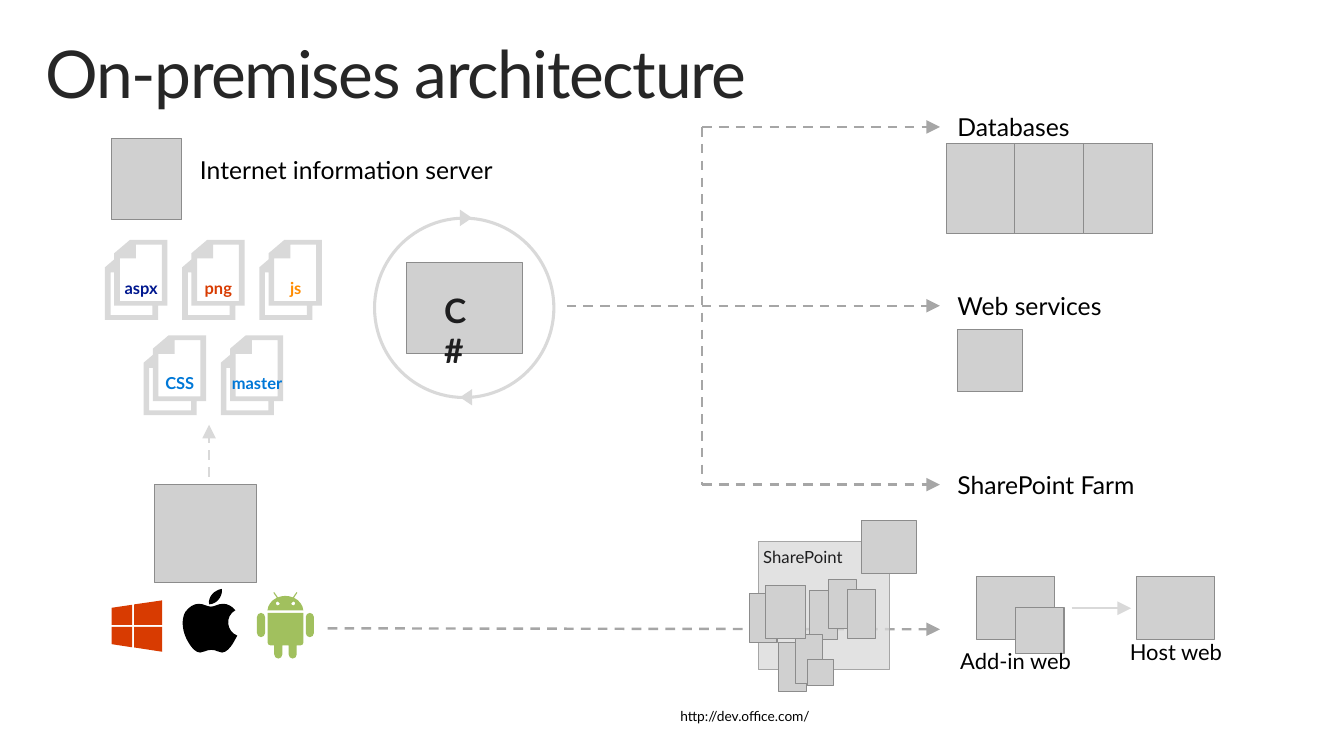
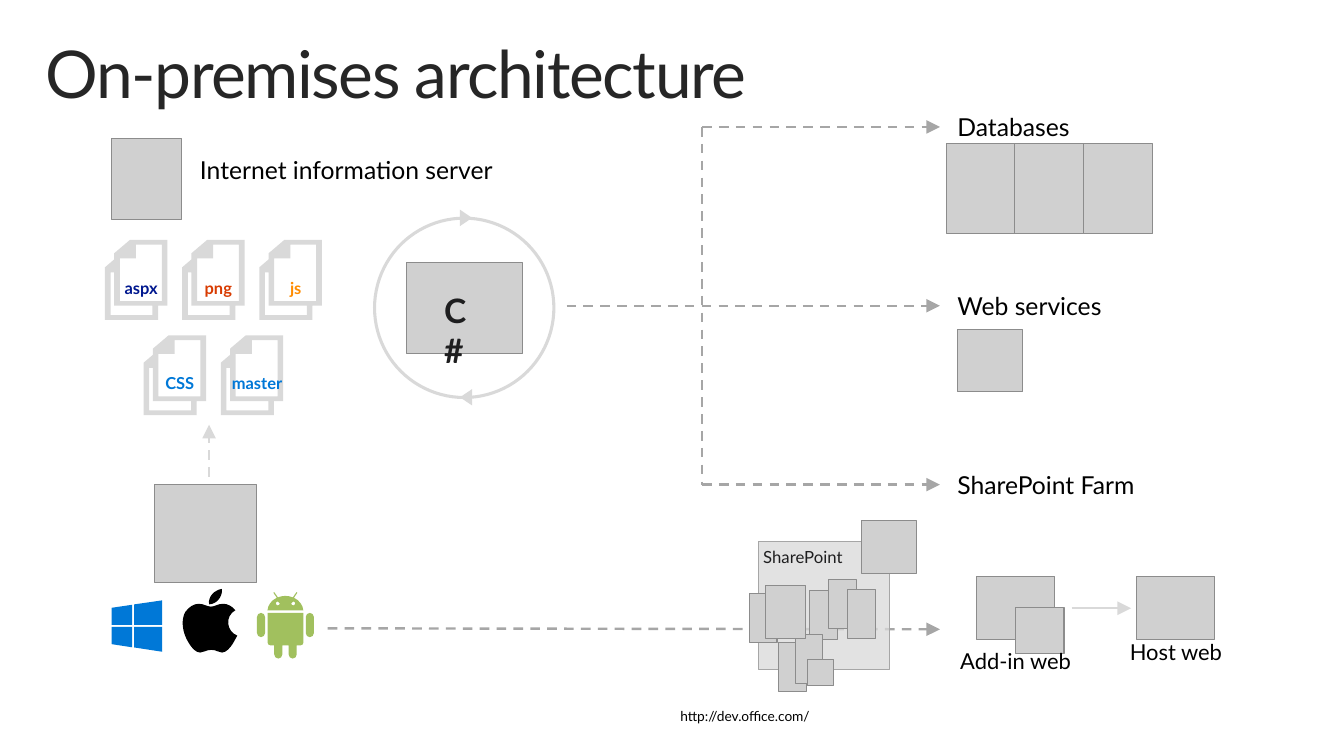
Before and after one commit to fabbbiob/TrainingContent, a slide deck: slide 6 of O3652/O3652-6 Deep Dive into Provider Hosted Add-ins/O3652-6 Deep Dive into Provider Hosted Apps.pptx. Drawn at 1344x756 pixels with LibreOffice and Linux fonts; fonts in the diff are those of the drawing; grey boxes stand for pictures; background and template pictures are left out. Boxes give left, top, right and bottom in pixels: in the first picture for what was removed or moved away, otherwise in the second. Text is boxed around its words. In the diff, an @@ line names an element or a change of style, - is before the commit and + after.

Commit message:
Presentation updates

```diff
--- a/O3652/O3652-6 Deep Dive into Provider Hosted Add-ins/O3652-6 Deep Dive into Provider Hosted Apps.pptx
+++ b/O3652/O3652-6 Deep Dive into Provider Hosted Add-ins/O3652-6 Deep Dive into Provider Hosted Apps.pptx
@@ freeform shape at (x1=112, y1=600, x2=162, y2=651): fill #D83B01 to #0078D7 @@
```
Also in this commit, not shown: 1 other slide changed, 1 other file.
